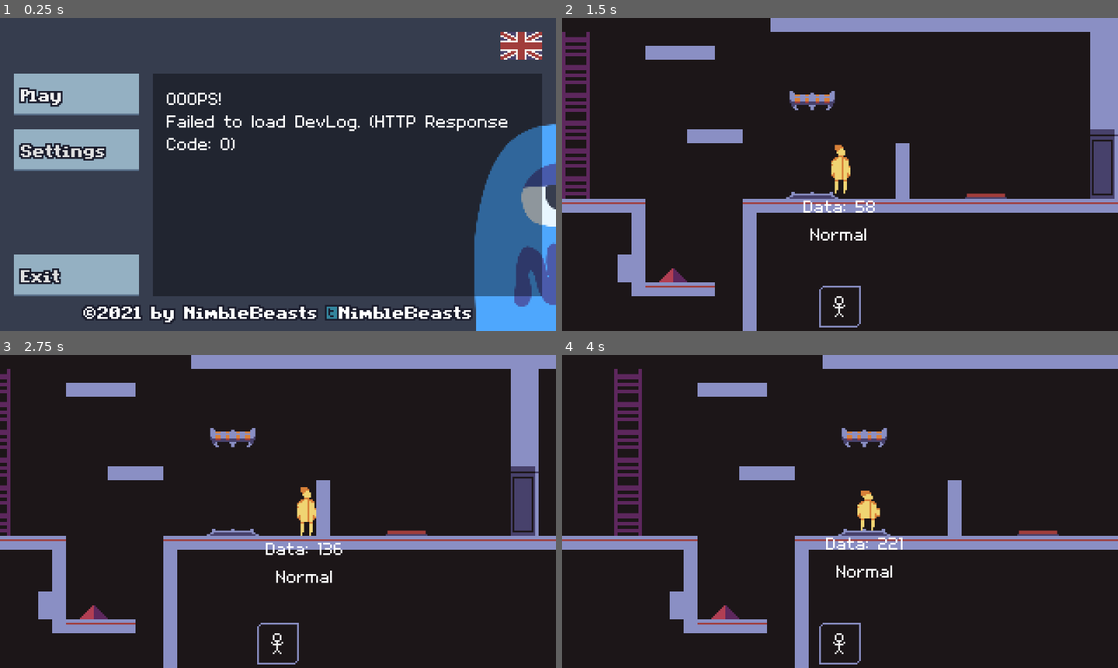
Above: before the commit, frames 1-4 (two rows, left to right).
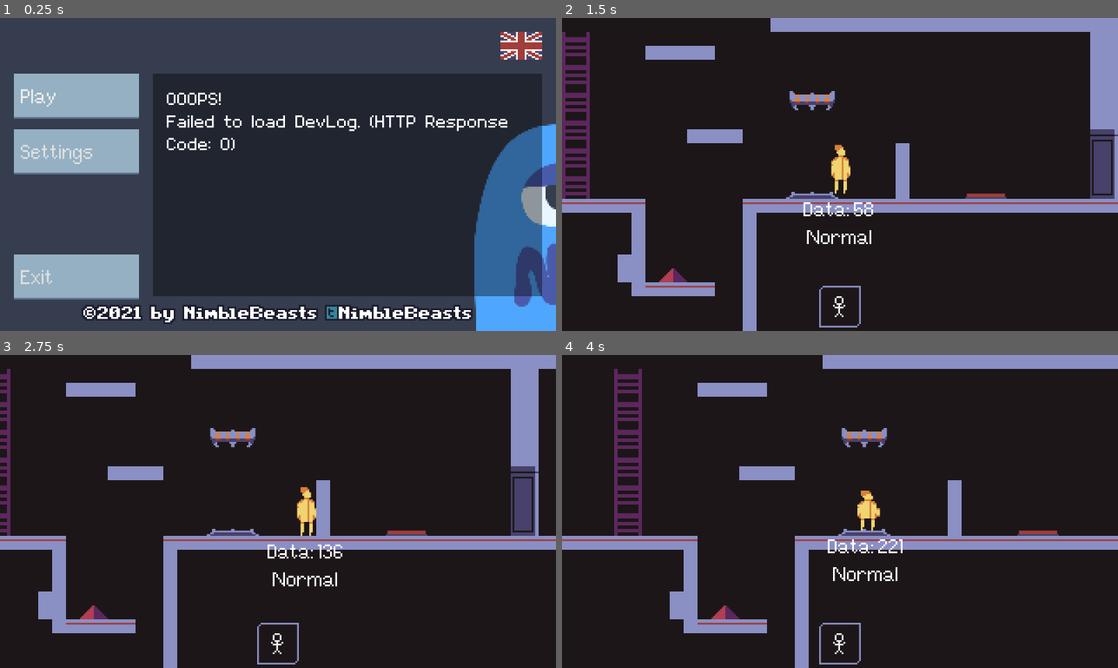
Above: after the commit, the same moments.

Repository: NimbleBeasts/NbGameOff2021
Game: Godot game, scene res://Src/GameManager.tscn
The game is run twice, just before and just after one commit, with the same random seed, the same clock (stepped at 60 frames per second) and the same inputs.
Inputs:
- Up to frame 1 (0.25 s): no input
- Up to frame 2 (1.5 s): click "Play" at 0.5 s; tap Enter at 1.25 s; hold Right (ui_right) from 1.28 s (still down); tap 0 at 1.35 s
- Up to frame 3 (2.75 s): keep holding Right (ui_right); tap Up (ui_up) at 1.52, 2.27 s; tap 9 at 2.1 s
- Up to frame 4 (4 s): release Right (ui_right) at 2.78 s; hold Left (ui_left) 2.78-3.53 s; tap 0 at 2.85 s; hold Right (ui_right) from 3.53 s (still down); tap 9 at 3.6 s; tap Up (ui_up) at 3.77 s

The runs differ from the first frame. In frame 1, 2.5% of the frame differs, in the area x 2-25%, y 22-90%; in frame 2, 0.5%; in frame 3, 0.5%; in frame 4, 0.6%.

Commit message:
added unicode pixel font

Diff:
--- a/Assets/Fonts/default_font.tres
+++ b/Assets/Fonts/default_font.tres
@@ -1,6 +1,6 @@
 [gd_resource type="DynamicFont" load_steps=2 format=2]
 
-[ext_resource path="res://Assets/Fonts/mago1.ttf" type="DynamicFontData" id=1]
+[ext_resource path="res://Assets/Fonts/Pixel-UniCode.ttf" type="DynamicFontData" id=1]
 
 [resource]
 font_data = ExtResource( 1 )
--- a/Src/Menu/BaseButtonTheme.tres
+++ b/Src/Menu/BaseButtonTheme.tres
@@ -1,7 +1,7 @@
 [gd_resource type="Theme" load_steps=11 format=2]
 
-[ext_resource path="res://Assets/Fonts/MenuFont.tres" type="DynamicFont" id=1]
 [ext_resource path="res://Assets/Menu/Button/inactiveButton.png" type="Texture" id=2]
+[ext_resource path="res://Assets/Fonts/default_font.tres" type="DynamicFont" id=3]
 [ext_resource path="res://Assets/Menu/Button/hoverButton.png" type="Texture" id=4]
 [ext_resource path="res://Assets/Menu/Button/activeButton.png" type="Texture" id=5]
 [ext_resource path="res://Assets/Menu/Button/pressedButton.png" type="Texture" id=6]
@@ -42,13 +42,13 @@
 margin_bottom = 4.0
 
 [resource]
-default_font = ExtResource( 1 )
+default_font = ExtResource( 3 )
 Button/colors/font_color = Color( 0.88, 0.88, 0.88, 1 )
 Button/colors/font_color_disabled = Color( 0.9, 0.9, 0.9, 0.2 )
 Button/colors/font_color_hover = Color( 0.94, 0.94, 0.94, 1 )
 Button/colors/font_color_pressed = Color( 1, 1, 1, 1 )
 Button/constants/hseparation = 2
-Button/fonts/font = ExtResource( 1 )
+Button/fonts/font = ExtResource( 3 )
 Button/styles/disabled = SubResource( 1 )
 Button/styles/focus = SubResource( 2 )
 Button/styles/hover = SubResource( 3 )
--- a/project.godot
+++ b/project.godot
@@ -54,7 +54,7 @@
 
 [gui]
 
-theme/custom_font="res://Assets/Fonts/DevLog_Default16.tres"
+theme/custom_font="res://Assets/Fonts/default_font.tres"
 
 [importer_defaults]
 
Binary file added: Assets/Fonts/Pixel-UniCode.ttf
Not shown, added: Assets/Fonts/license.txt
Binary file changed: Localization/translations.de.translation
Binary file changed: Localization/translations.en.translation
Binary file changed: Localization/translations.fr.translation
